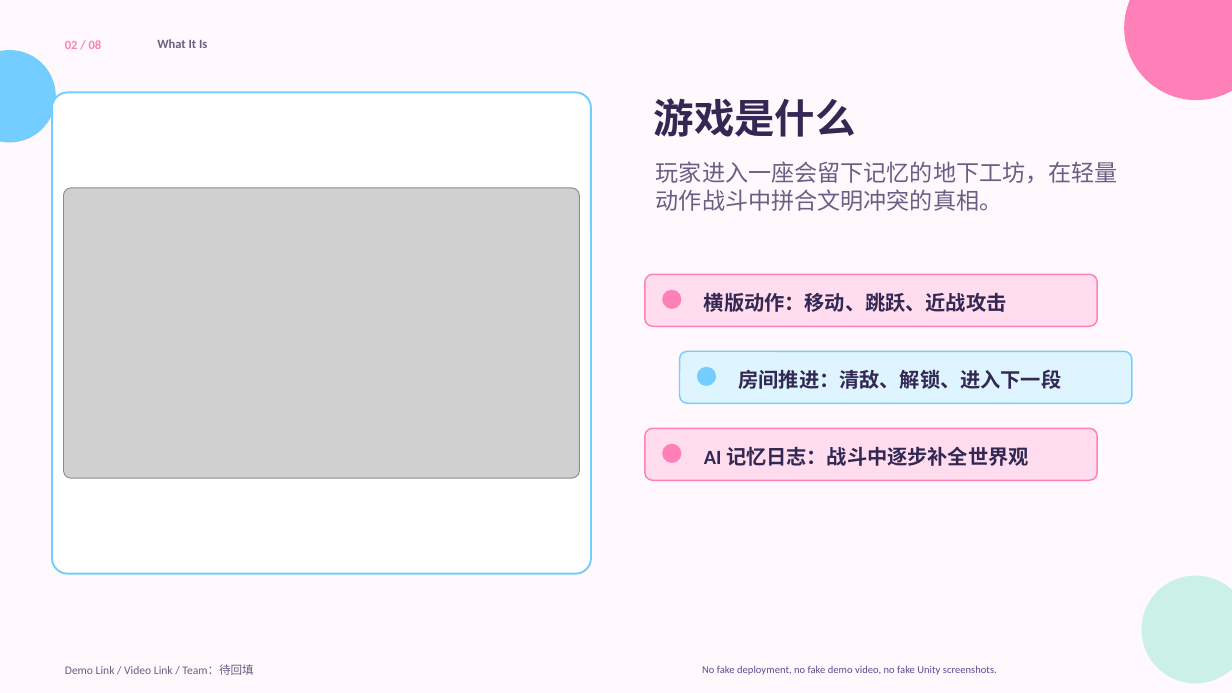
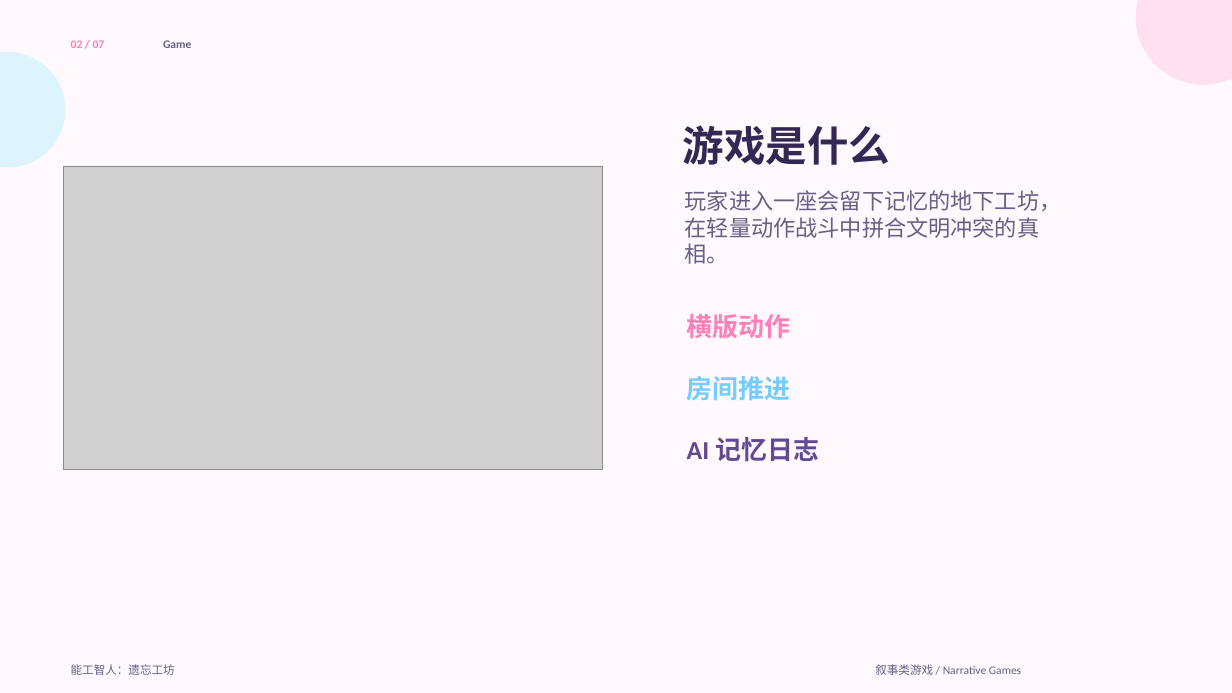
Before and after one commit to youkai-emmison/Craftsmen-and-Homo-sapiens, a slide deck: slide 2 of Submission/project_deck.pptx. Drawn at 1232x693 pixels with LibreOffice and Linux fonts; fonts in the diff are those of the drawing; grey boxes stand for pictures. Boxes give left, top, right and bottom in pixels: in the first picture for what was removed or moved away, otherwise in the second. Text is boxed around its words. In the diff, an @@ line names an element or a change of style, - is before the commit and + after.

Commit message:
Simplify submission deck layout

```diff
--- a/Submission/project_deck.pptx
+++ b/Submission/project_deck.pptx
@@ ellipse: place and size @@
-ellipse at (1125,0,1232,100)
+ellipse at (1136,0,1232,85)
@@ ellipse at (1136,0,1232,85): fill #FF80B8 to #FFE0EF @@
@@ ellipse: place and size @@
-ellipse at (0,50,55,142)
+ellipse at (0,52,66,167)
@@ ellipse at (0,52,66,167): fill #74CDFF to #DDF4FF @@
@@ text at (71,40,105,48): text changed; size 9.8 to 9 pt @@
-02 / 08
+02 / 07
@@ text removed at (157,39,207,48) @@
-What It Is
@@ text added at (163,40,191,48), 9 pt, text #695F84, bold @@
+Game
@@ rounded rectangle removed at (52,92,591,574) @@
@@ text "游戏是什么": place and size @@
-text "游戏是什么" at (654,98,856,137)
+text "游戏是什么" at (683,125,890,165)
@@ text "游戏是什么" at (683,125,890,165): size 31.5 to 32.2 pt @@
@@ picture: place and size @@
-picture at (64,188,579,478)
+picture at (64,166,603,470)
@@ text "玩家进入一座会留下记忆的地下工坊，在轻量动作战斗中拼合文明冲突的真相。": place and size @@
-text "玩家进入一座会留下记忆的地下工坊，在轻量动作战斗中拼合文明冲突的真相。" at (656,161,1118,211)
+text "玩家进入一座会留下记忆的地下工坊，在轻量动作战斗中拼合文明冲突的真相。" at (685,190,1062,264)
@@ text "玩家进入一座会留下记忆的地下工坊，在轻量动作战斗中拼合文明冲突的真相。" at (685,190,1062,264): size 18 to 17.2 pt @@
@@ rounded rectangle removed at (645,274,1098,326) @@
@@ ellipse removed at (663,290,682,310) @@
@@ text removed at (704,292,1007,312) @@
-横版动作：移动、跳跃、近战攻击
@@ text added at (687,314,791,338), 20.2 pt, text #FF80B8, bold @@
+横版动作
@@ rounded rectangle removed at (679,351,1132,403) @@
@@ text added at (687,376,791,401), 20.2 pt, text #74CDFF, bold @@
+房间推进
@@ ellipse removed at (697,367,716,386) @@
@@ text removed at (739,369,1062,389) @@
-房间推进：清敌、解锁、进入下一段
@@ rounded rectangle removed at (645,429,1098,481) @@
@@ ellipse removed at (663,444,682,463) @@
@@ text at (687,437,819,462): text changed; size 15.8 to 20.2 pt; text colour #322853 to #634893 @@
-AI 记忆日志：战斗中逐步补全世界观
+AI 记忆日志
@@ ellipse removed at (1141,576,1232,684) @@
@@ text removed at (65,664,253,675) @@
-Demo Link / Video Link / Team：待回填
@@ text added at (71,664,175,675), 9 pt, text #695F84 @@
+能工智人：遗忘工坊
@@ text removed at (702,665,997,675) @@
-No fake deployment, no fake demo video, no fake Unity screenshots.
@@ text added at (875,664,1021,675), 9 pt, text #695F84 @@
+叙事类游戏 / Narrative Games
```
Also in this commit, not shown: 1 other slide changed, 5 slides added, 6 slides removed, 29 other files.
